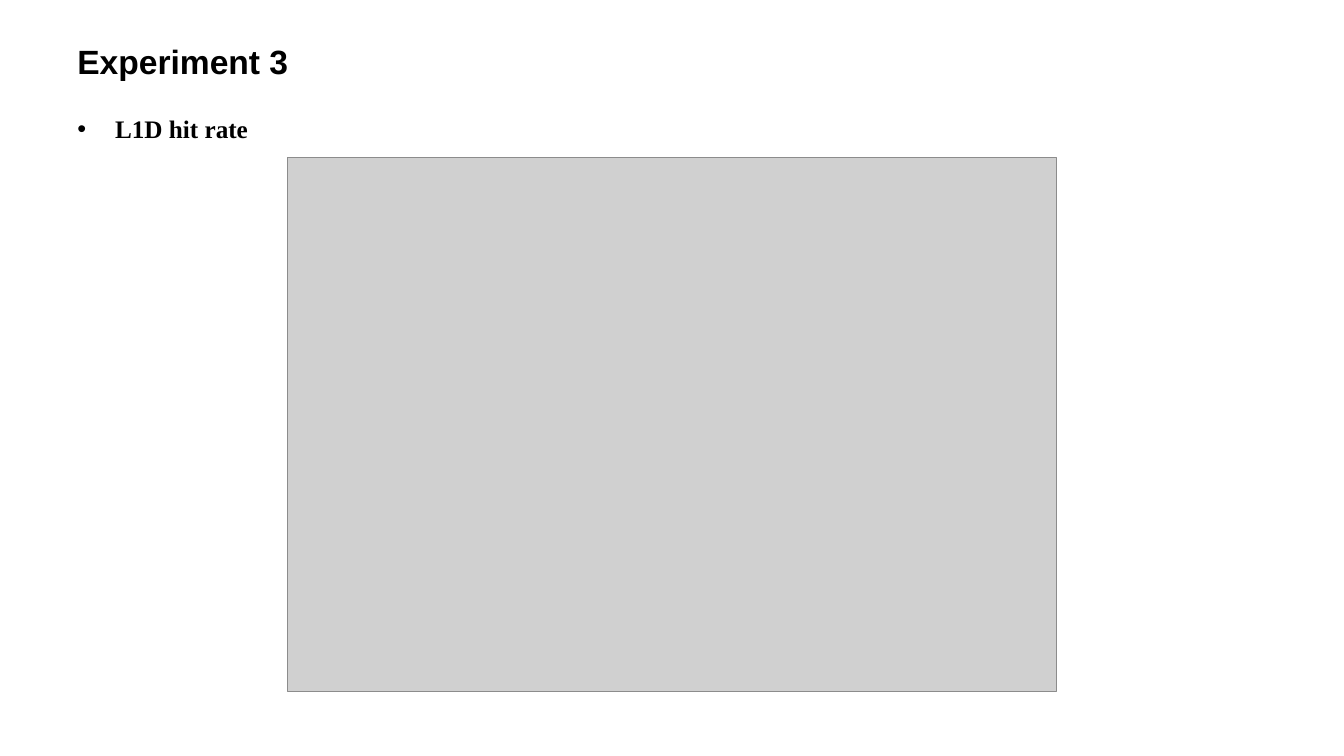
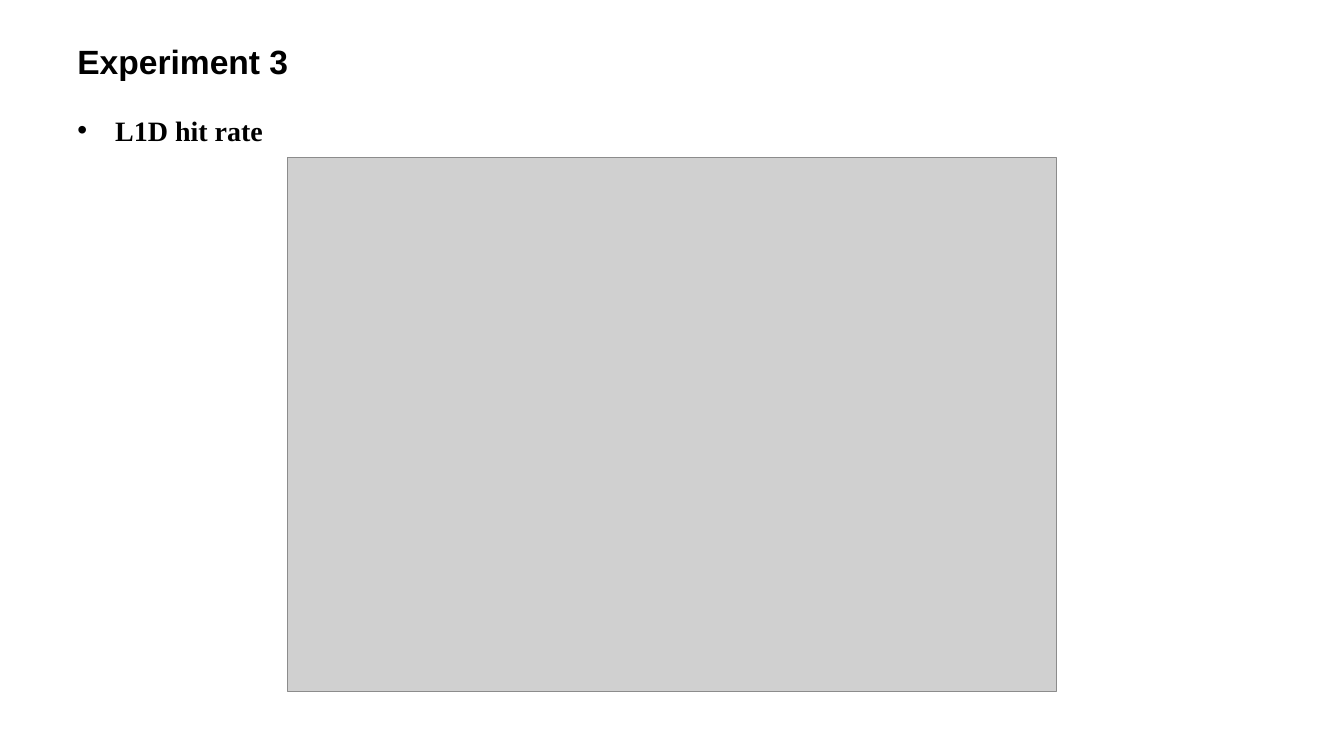
Before and after one commit to LitLeo/HPC-IP-Report, a slide deck: slide 17 of graduate_1_1/2015-11-17_Locality-Driven Dynamic GPU Cache Bypassing/Locality-Driven Dynamic GPU Cache Bypassing.pptx. Drawn at 1344x756 pixels with LibreOffice and Linux fonts; fonts in the diff are those of the drawing; grey boxes stand for pictures; background and template pictures are left out. Boxes give left, top, right and bottom in pixels: in the first picture for what was removed or moved away, otherwise in the second. Text is boxed around its words. In the diff, an @@ line names an element or a change of style, - is before the commit and + after.

```diff
--- a/graduate_1_1/2015-11-17_Locality-Driven Dynamic GPU Cache Bypassing/Locality-Driven Dynamic GPU Cache Bypassing.pptx
+++ b/graduate_1_1/2015-11-17_Locality-Driven Dynamic GPU Cache Bypassing/Locality-Driven Dynamic GPU Cache Bypassing.pptx
@@ text "L1D hit rate" at [115, 121, 263, 142]: size 18 to 20 pt @@
```
Also in this commit, not shown: 14 other slides changed, 3 slides added, 3 slides removed.
